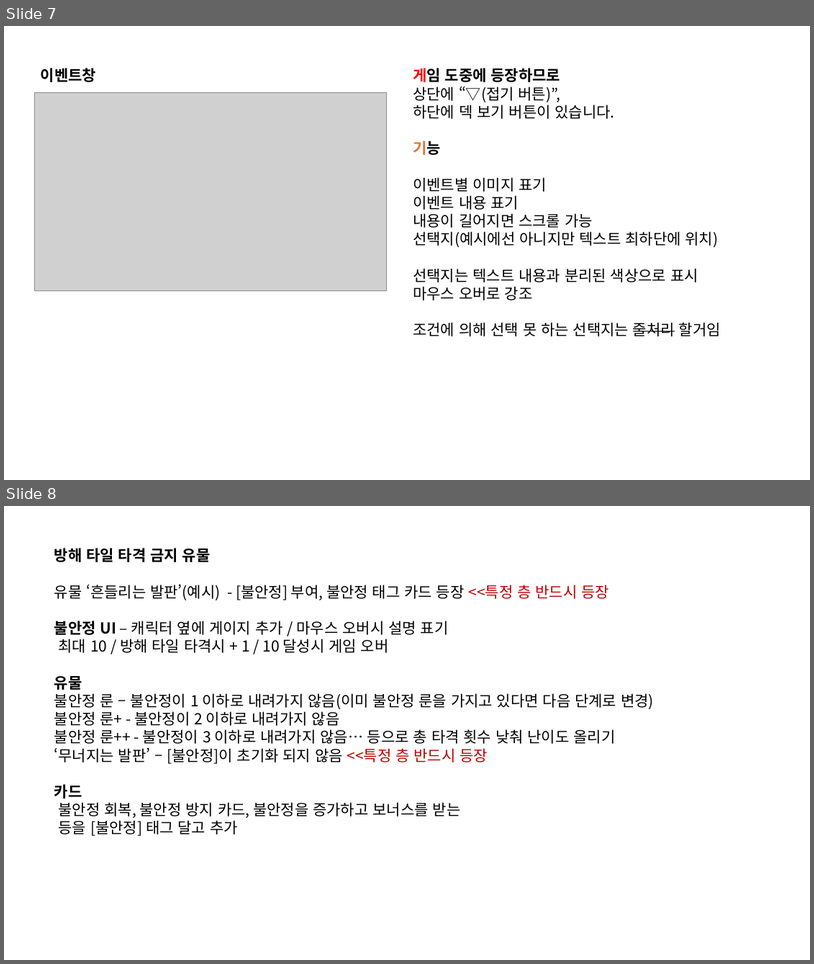
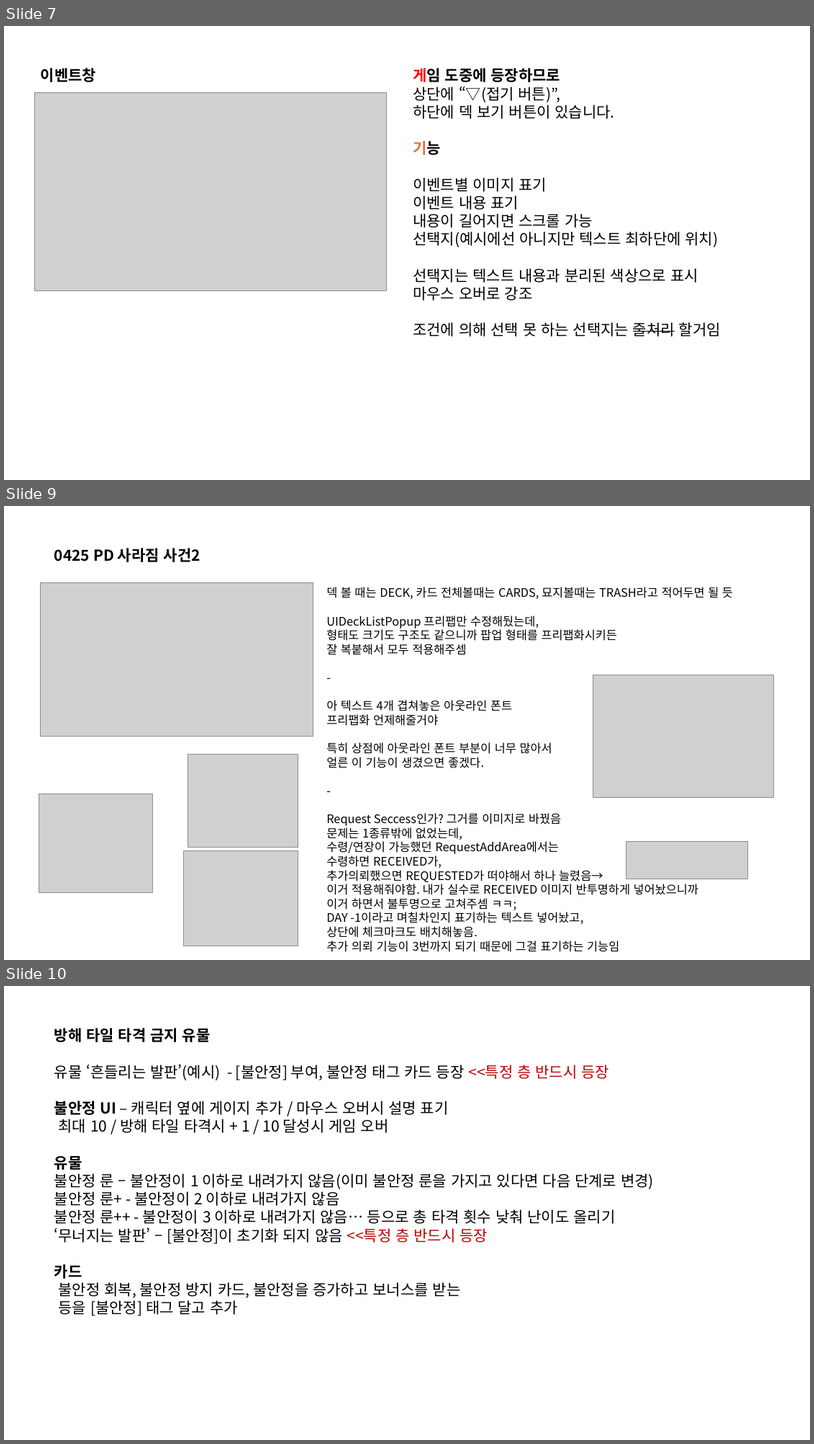
Before and after one commit to kauthor/FluffyDisdog, a slide deck: Plan/기획서/땅부수기2026 ch2.pptx. Shown one above the other, each under a label of ours: slides 7 and 8 before the commit, slides 7, 9 and 10 after it; the slides between them are not shown. The pictures are 814x964 and 814x1444 pixels, drawn with LibreOffice and Linux fonts; fonts in the diff are those of the drawing; grey boxes stand for pictures. Boxes give left, top, right and bottom in pixels: in the first picture for what was removed or moved away, otherwise in the second. Text is boxed around its words. In the diff, an @@ line names an element or a change of style, - is before the commit and + after.

```diff
--- a/Plan/기획서/땅부수기2026 ch2.pptx
+++ b/Plan/기획서/땅부수기2026 ch2.pptx
@@ slide 9 added at (4,506,810,960), background #FFFFFF @@
@@ text added at (54,548,201,562), 18 pt, text #000000, bold @@
+0425 PD 사라짐 사건2
@@ picture added at (40,583,313,736) @@
@@ text added at (327,587,733,952), 14 pt, text #000000 @@
+덱 볼 때는 DECK, 카드 전체볼때는 CARDS, 묘지볼때는 TRASH라고 적어두면 될 듯
+UIDeckListPopup 프리팹만 수정해뒀는데,
+형태도 크기도 구조도 같으니까 팝업 형태를 프리팹화시키든
+잘 복붙해서 모두 적용해주셈
+-
+아 텍스트 4개 겹쳐놓은 아웃라인 폰트
+프리팹화 언제해줄거야
+특히 상점에 아웃라인 폰트 부분이 너무 많아서
+얼른 이 기능이 생겼으면 좋겠다.
+-
+Request Seccess인가? 그거를 이미지로 바꿨음
+문제는 1종류밖에 없었는데,
+수령/연장이 가능했던 RequestAddArea에서는
+수령하면 RECEIVED가,
+추가의뢰했으면 REQUESTED가 떠야해서 하나 늘렸음→
+이거 적용해줘야함. 내가 실수로 RECEIVED 이미지 반투명하게 넣어놨으니까
+이거 하면서 불투명으로 고쳐주셈 ㅋㅋ;
+DAY -1이라고 며칠차인지 표기하는 텍스트 넣어놨고,
+상단에 체크마크도 배치해놓음.
+추가 의뢰 기능이 3번까지 되기 때문에 그걸 표기하는 기능임
@@ picture added at (593,674,774,798) @@
@@ picture added at (188,754,298,847) @@
@@ picture added at (39,794,152,893) @@
@@ picture added at (184,851,298,946) @@
@@ picture added at (627,841,748,879) @@
@@ what was slide 8 is now slide 10 @@
```
Also in this commit, not shown: 1 other slide added.
